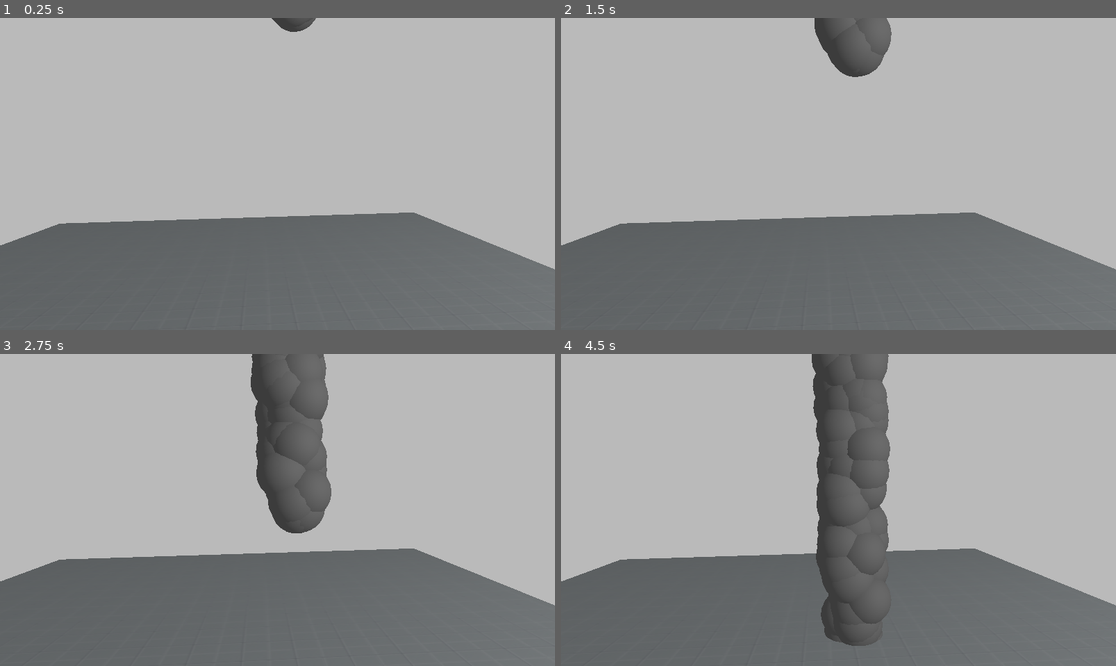
Above: before the commit, frames 1-4 (two rows, left to right).
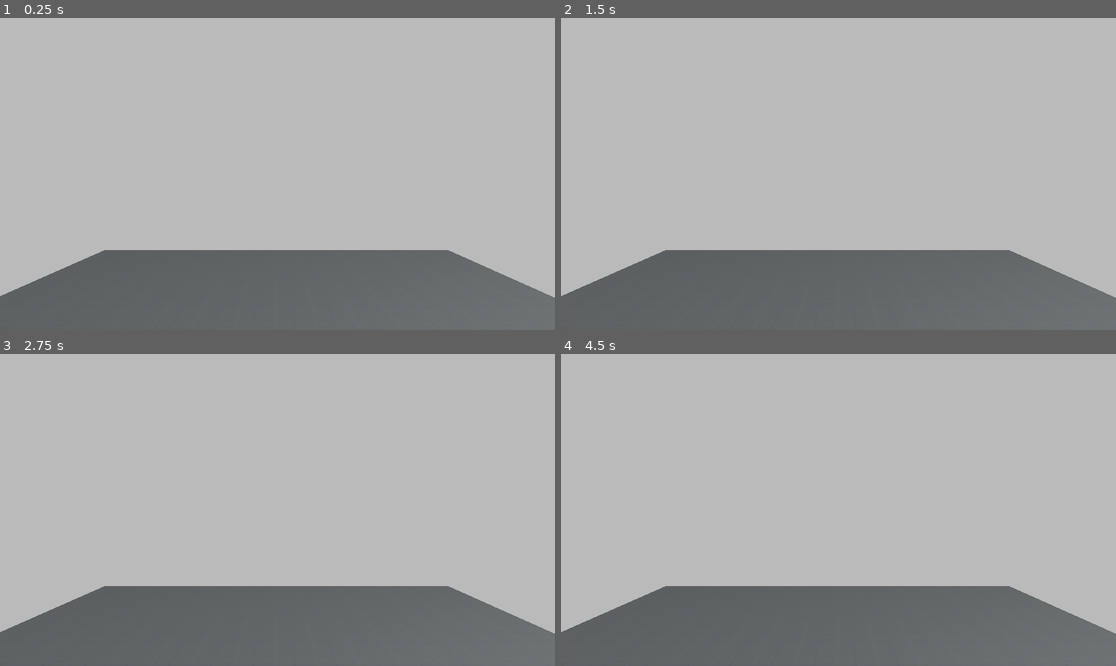
Above: after the commit, the same moments.

Repository: mobile-bungalow/portal_gel
Game: Godot game, scene res://start.tscn
Same seed, same stepped clock (60 frames per second), same inputs: the game is played once before the commit and once after it.
Inputs:
- Up to frame 1 (0.25 s): no input
- Up to frame 2 (1.5 s): no input
- Up to frame 3 (2.75 s): no input
- Up to frame 4 (4.5 s): no input

The runs differ from the first frame. In frame 1, 11% of the frame differs, in the area x 0-100%, y 0-90%; in frame 2, 13%; in frame 3, 18%; in frame 4, 20%, in the area x 0-100%, y 0-94%.

Commit message:
better

Diff:
--- a/emitter.gd
+++ b/emitter.gd
@@ -3,12 +3,16 @@
 # Variables
 var subsceneInstance = preload("res://Particle.tscn")
 var spawnTimer: Timer
+var maxParticles: int = 50  # Maximum number of particles
 
-# Signal for surface and angle of impact
-signal impact_detected(surface, angle)
+# Data texture to store particle positions
+var dataTexture: Image = Image.create(1024, 1, false, Image.FORMAT_RGBAF)
+var tc: ImageTexture;
 
 func _ready():
     # Create and configure the timer
+    tc = ImageTexture.new()
+    tc.set_image(dataTexture)
     spawnTimer = Timer.new()
     spawnTimer.wait_time = randf_range(0.0, 0.1)  # Adjust the time range as needed
     spawnTimer.connect("timeout", _on_spawn_timer_timeout)
@@ -16,16 +20,36 @@
     spawnTimer.start()
 
 func _on_spawn_timer_timeout():
-
-    var off = Vector3(randf_range(-10.0, 10.0), randf_range(0.0, 10.0), randf_range(-10.0, 10.0)) / 40.0
-    var newSubscene = subsceneInstance.instantiate()
-    newSubscene.position +=  off
-    add_child(newSubscene)
+    var particleCount = len(get_children())
+    if particleCount < maxParticles:
+        var off = Vector3(randf_range(-10.0, 10.0), randf_range(0.0, 10.0), randf_range(-10.0, 10.0)) / 20.0
+        var newSubscene = subsceneInstance.instantiate()
+        newSubscene.position += off
+        add_child(newSubscene)
 
     # Restart the timer with a new random interval
     spawnTimer.wait_time = randf_range(0.0, 0.05)
     spawnTimer.start()
 
+func update_data_texture():
+    # Map the position to data texture coordinates
+    var i = 0;
+    var last_child: Particle;
+    for child in get_children():
+        if !child is Particle:
+            continue
+        var pos = child.global_position
+        var color: Color = Color(pos.x, pos.y, pos.z)
+        dataTexture.set_pixel(i, 0, color)
+        last_child = child;
+        i += 1
+    if last_child:
+        tc.update(dataTexture)
+        last_child.update_n_particles(i)
+        last_child.set_particle_image(tc)
+
+
 func _process(delta):
+    update_data_texture()
     # Your existing code for processing particles
     pass
--- a/jelly.gdshader
+++ b/jelly.gdshader
@@ -1,10 +1,10 @@
 shader_type spatial;
 //render_mode unshaded;
-uniform sampler3D noise;
 uniform sampler2D depth_texture : hint_depth_texture, repeat_disable, filter_nearest;
 uniform sampler2D particles;
 uniform int n_particles;
 
+uniform float radius = 0.2;
 uniform float k = 0.3;
 uniform vec3 color: source_color = vec3(0.0);
 varying vec3 world_camera;
@@ -37,7 +37,7 @@
 
 float displacement(float seed_in, vec3 p) {
 	float frequency = 45.0;
-	float damping_factor = 0.02;
+	float damping_factor = 0.03;
 	float speed = (TIME * 4.2);
 	vec3 dim_factor = vec3(0.21, 0.23, 0.15);
 	vec3 world_wave = cos(p * dim_factor * frequency + speed);
@@ -45,23 +45,33 @@
 }
 
 
-float GetDist(vec3 p, vec4 point1, vec4 point2, vec4 point3) {
+float GetDist(vec3 p, vec4 point1, vec4 point2, vec4 point3, mat4 m) {
+   float d = length(p) - radius;// - displacement(seed, p); // Sphere
+
+ 	for (int i = 0; i < n_particles; i++) {
+        vec4 particle = texelFetch(particles, ivec2(i, 0), 0);
+        vec3 particlePos = transformPointToModelSpace(particle.rgb, inverse(m));
+        // Include particle position in ray marching
+        d = opSmoothUnion(d, length(p - particlePos) - radius);
+    }
+
 	// distance from the origin
-    float d = length(p) - radius;// - displacement(seed, p); // Sphere
-    float d2 = length(p - point1.xyz) - point1.w; // - displacement(s1, point1.xyz); // Sphere
-    float d3 = length(p - point2.xyz) - point2.w; // - displacement(s2, point2.xyz); // Sphere
-    float d4 = length(p - point3.xyz) - point3.w; // - displacement(s3, point3.xyz);
 
-    return opSmoothUnion(opSmoothUnion(d, d4) , opSmoothUnion(d2, d3));
+   // float d2 = length(p - point1.xyz) - point1.w; // - displacement(s1, point1.xyz); // Sphere
+   // float d3 = length(p - point2.xyz) - point2.w; // - displacement(s2, point2.xyz); // Sphere
+   // float d4 = length(p - point3.xyz) - point3.w; // - displacement(s3, point3.xyz);
+
+    //return opSmoothUnion(opSmoothUnion(d, d4) , opSmoothUnion(d2, d3));
+	return d + displacement(0x1337, p);
 }
 
-float RayMarch(vec3 ro, vec3 rd, vec4 point1, vec4 point2, vec4 point3) {
+float RayMarch(vec3 ro, vec3 rd, vec4 point1, vec4 point2, vec4 point3, mat4 m) {
     float dO = 0.0;
     float dS;
 
     for (int i = 0; i < MAX_STEPS; i++) {
         vec3 p = ro + dO * rd;
-        dS = GetDist(p, point1, point2, point3);
+        dS = GetDist(p, point1, point2, point3, m);
         dO += dS;
 
         if (dS < SURF_DIST || dO > MAX_DIST)
@@ -71,13 +81,13 @@
 }
 
 
-vec3 GetNormal(vec3 p, vec4 point1, vec4 point2, vec4 point3) {
+vec3 GetNormal(vec3 p, vec4 point1, vec4 point2, vec4 point3, mat4 m) {
     vec2 e = vec2(1e-3, 0);
 
-    vec3 n = GetDist(p, point1, point2, point3) - vec3(
-        GetDist(p - e.xyy, point1, point2, point3),
-        GetDist(p - e.yxy, point1, point2, point3),
-        GetDist(p - e.yyx, point1, point2, point3)
+    vec3 n = GetDist(p, point1, point2, point3, m) - vec3(
+        GetDist(p - e.xyy, point1, point2, point3, m),
+        GetDist(p - e.yxy, point1, point2, point3, m),
+        GetDist(p - e.yyx, point1, point2, point3, m)
     );
 
     return normalize(n);
@@ -88,18 +98,19 @@
     world_camera = (inverse(MODELVIEW_MATRIX) * vec4(0, 0, 0, 1)).xyz; // object space
 
     // Transform points from global to model space
-    model_p1 = vec4(transformPointToModelSpace(p1.xyz, inverse(MODEL_MATRIX)), p1.w);
-    model_p2 = vec4(transformPointToModelSpace(p2.xyz, inverse(MODEL_MATRIX)), p2.w);
-    model_p3 = vec4(transformPointToModelSpace(p3.xyz, inverse(MODEL_MATRIX)), p3.w);
+    //model_p1 = vec4(transformPointToModelSpace(p1.xyz, inverse(MODEL_MATRIX)), p1.w);
+    //model_p2 = vec4(transformPointToModelSpace(p2.xyz, inverse(MODEL_MATRIX)), p2.w);
+    //model_p3 = vec4(transformPointToModelSpace(p3.xyz, inverse(MODEL_MATRIX)), p3.w);
 }
 
 void fragment() {
     vec3 ro = world_camera;
     vec3 rd = normalize(world_position - ro);
 
-    float d = RayMarch(ro, rd, model_p1, model_p2, model_p3);
+    //float d = RayMarch(ro, rd, model_p1, model_p2, model_p3);
+	float d = RayMarch(ro, rd, vec4(0.0), vec4(0.0), vec4(0.0), MODEL_MATRIX);
 
-    float depth = textureLod(depth_texture, SCREEN_UV, 0.0).r;
+	float depth = textureLod(depth_texture, SCREEN_UV, 0.0).r;
 	vec3 ndc = vec3(SCREEN_UV * 2.0 - 1.0, depth);
 	vec4 view = INV_PROJECTION_MATRIX * vec4(ndc, 1.0);
   	view.xyz /= view.w;
@@ -109,7 +120,7 @@
 		discard;
 	} else {
         vec3 p = ro + rd * d;
-        vec3 n = GetNormal(p, model_p1, model_p2, model_p3);
+        vec3 n = GetNormal(p, vec4(0.0), vec4(0.0), vec4(0.0), MODEL_MATRIX);
         ALBEDO = color;
 		NORMAL = n.rgb;
 		METALLIC = 0.6;
--- a/particle.gd
+++ b/particle.gd
@@ -8,78 +8,37 @@
 # for proximity checks for the closest blobs
 var collision_shape_3d: CollisionShape3D
 
-
-@export var radius: float = 0.1;
+@export var radius: float = 0.3;
 @export var seed: float = 0.2;
 
+func get_radius() -> float:
+    return radius
 
-func get_radius() -> float:
-	return radius
+func set_particle_image(image: ImageTexture):
+    var mat = mesh_instance3d.get_active_material(0) as ShaderMaterial;
+    mat.set_shader_parameter("particles", image)
+
+func update_n_particles(n: int):
+    var mat = mesh_instance3d.get_active_material(0) as ShaderMaterial;
+    mat.set_shader_parameter("n_particles", n)
+
 
 # Called when the node enters the scene tree for the first time.
 func _ready():
-	# Reference the child nodes using get_node
-	radius += randf_range(-0.03, 0.03);
-	seed = randf_range(0, 100.0);
-	mesh_instance3d = $MeshInstance3D
-	mesh_instance3d.set_instance_shader_parameter("seed", seed)
-	area_3d = $Area3D
-	collision_shape_3d = $Area3D/CollisionShape3D
-	area_3d.connect("body_entered", _on_area_body_entered)
-
-# Function to set instance shader uniforms based on three points
-func set_shader_uniforms(p1: Vector4, p2: Vector4, p3: Vector4, s1: float, s2: float, s3: float):
-	# Assuming there is a shader material on the MeshInstance3D
-	# Set the shader uniforms for points p1, p2, and p3
-	mesh_instance3d.set_instance_shader_parameter("p1", p1)
-	mesh_instance3d.set_instance_shader_parameter("p2", p2)
-	mesh_instance3d.set_instance_shader_parameter("p3", p3)
-	mesh_instance3d.set_instance_shader_parameter("seed1", s1)
-	mesh_instance3d.set_instance_shader_parameter("seed2", s2)
-	mesh_instance3d.set_instance_shader_parameter("seed3", s3)
-
+    # Reference the child nodes using get_node
+    radius += randf_range(-0.03, 0.03);
+    seed = randf_range(0, 100.0);
+    mesh_instance3d = $MeshInstance3D
+    var p = mesh_instance3d.get_active_material(0) as ShaderMaterial;
+    #p.set_shader_parameter("radius", radius);
+    area_3d = $Area3D
+    collision_shape_3d = $Area3D/CollisionShape3D
+    area_3d.connect("body_entered", _on_area_body_entered)
 
 func _process(delta):
-	get_node("CollisionShape3D").shape.radius = radius
-	mesh_instance3d.set_instance_shader_parameter("radius", radius)
-	# Check for other Particle instances inside the Area3D
-	var particles_inside: Array = area_3d.get_overlapping_areas()
-	var closest_points: Array = []
-	var seeds : Array = []
-	# Find the three closest points if there are other particles
-	particles_inside.sort_custom(_compare_distance)
-
-	# Get the three closest points
-	for i in range(0,particles_inside.size()):
-		if (particles_inside[i].get_parent() is Particle):
-			var pos: Vector3 = particles_inside[i].global_transform.origin
-			var rad: float = particles_inside[i].get_parent().radius
-			var seed: float = particles_inside[i].get_parent().seed
-			closest_points.append(Vector4(pos[0], pos[1], pos[2], rad))
-			seeds.append(seed)
-
-	if (particles_inside.size() < 3):
-		for i in range(particles_inside.size(),3):
-			closest_points.append(Vector4(-100, -100, -100, 0.1))
-			seeds.append(0)
-
-	# Call set_shader_uniforms with the three closest points
-	set_shader_uniforms(closest_points[0], closest_points[1], closest_points[2], seeds[0], seeds[1], seeds[2])
-
-# Custom comparison function for sorting particles based on distance
-func _compare_distance(a: Object, b: Object) -> int:
-	var distance_a: float = self.transform.origin.distance_to(a.transform.origin)
-	var distance_b: float = self.transform.origin.distance_to(b.transform.origin)
-
-	if distance_a < distance_b:
-		return -1
-	elif distance_a > distance_b:
-		return 1
-	else:
-		return 0
-
+    pass
 
 
 func _on_area_body_entered(body):
-	if body.is_in_group("breaks_fluid"):
-		queue_free()
+    if body.is_in_group("breaks_fluid"):
+        queue_free()
--- a/particle.tscn
+++ b/particle.tscn
@@ -9,7 +9,9 @@
 [sub_resource type="ShaderMaterial" id="ShaderMaterial_04mvr"]
 render_priority = 0
 shader = ExtResource("1_3sp84")
-shader_parameter/k = 0.2
+shader_parameter/n_particles = null
+shader_parameter/radius = 0.15
+shader_parameter/k = 0.5
 shader_parameter/color = Color(0.196078, 0.247059, 0.960784, 1)
 
 [sub_resource type="SphereMesh" id="SphereMesh_l8x2q"]
@@ -25,7 +27,6 @@
 shape = SubResource("SphereShape3D_euthx")
 
 [node name="MeshInstance3D" type="MeshInstance3D" parent="."]
-instance_shader_parameters/radius = 0.2
 mesh = SubResource("SphereMesh_l8x2q")
 
 [node name="Area3D" type="Area3D" parent="."]
--- a/project.godot
+++ b/project.godot
@@ -18,7 +18,3 @@
 [dotnet]
 
 project/assembly_name="compute_jelly"
-
-[physics]
-
-3d/default_gravity=1.0
--- a/start.tscn
+++ b/start.tscn
@@ -23,10 +23,10 @@
 transform = Transform3D(1, 0, 0, 0, 1, 0, 0, 0, 1, 0, 0.35234, 0)
 
 [node name="emitter" parent="." instance=ExtResource("1_4dic6")]
-transform = Transform3D(0.991301, 0.131616, 0, -0.131616, 0.991301, 0, 0, 0, 1, 1.48362, 2.90174, -3.26706)
+transform = Transform3D(0.991301, 0.131616, 0, -0.131616, 0.991301, 0, 0, 0, 1, 0.966646, 2.08012, -6.32927)
 
 [node name="Camera3D" type="Camera3D" parent="."]
-transform = Transform3D(0.998266, 0.0243713, -0.053591, -0.0204259, 0.997125, 0.0729743, 0.0552154, -0.0717531, 0.995893, 0.865516, 0.110759, 3.33787)
+transform = Transform3D(1, 0, 0, 0, 1, 0, 0, 0, 1, 0.0518845, -0.0672849, 3.87752)
 fov = 50.1819
 
 [node name="WorldEnvironment" type="WorldEnvironment" parent="."]
@@ -38,13 +38,14 @@
 omni_range = 73.6948
 
 [node name="StaticBody3D" type="StaticBody3D" parent="." groups=["breaks_fluid"]]
+transform = Transform3D(1, 0, 0, 0, 1, 0, 0, 0, 1, 0, -2.84435, 0)
 collision_layer = 3
 collision_mask = 3
 
 [node name="CollisionShape3D" type="CollisionShape3D" parent="StaticBody3D"]
-transform = Transform3D(1, 0, 0, 0, 1, 0, 0, 0, 1, 0, -3.08079, 0)
+transform = Transform3D(1, 0, 0, 0, 1, 0, 0, 0, 1, 0, -0.956983, 0)
 shape = SubResource("WorldBoundaryShape3D_osoe3")
 
 [node name="MeshInstance3D" type="MeshInstance3D" parent="StaticBody3D"]
-transform = Transform3D(16.2151, 0, 0, 0, 0.22619, 0, 0, 0, 17.5872, 0, -3.09967, -3.08871)
+transform = Transform3D(16.2151, 0, 0, 0, 0.22619, 0, 0, 0, 17.5872, 0, -0.927927, -3.08871)
 mesh = SubResource("BoxMesh_60un7")
